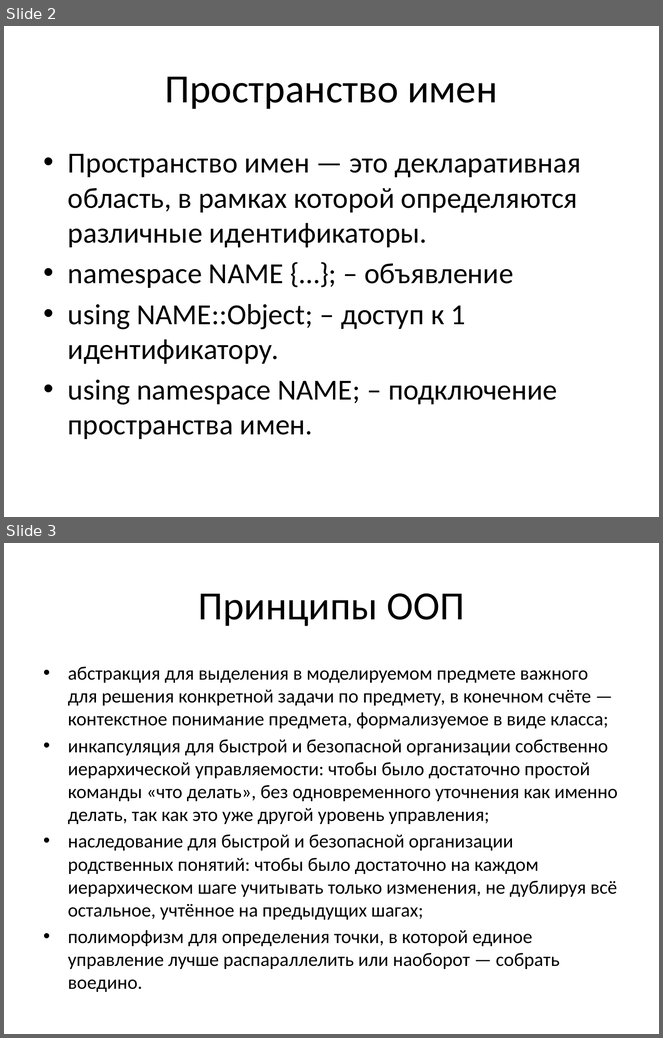
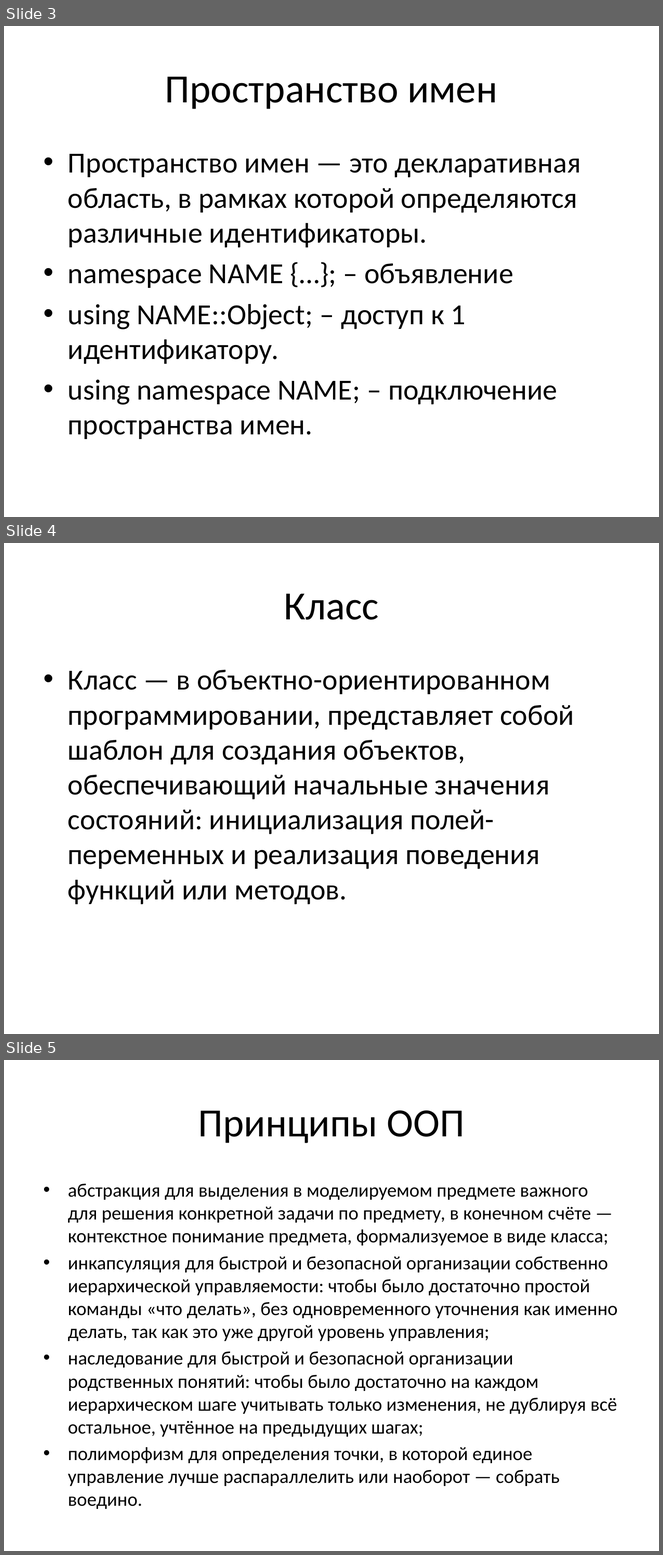
Before and after one commit to LebedevIlyaG/3821, a slide deck: C++ шпаргалка.pptx. Shown one above the other, each under a label of ours: slides 2 and 3 before the commit, slides 3, 4 and 5 after it. The pictures are 663x1038 and 663x1555 pixels, drawn with LibreOffice and Linux fonts; fonts in the diff are those of the drawing. Boxes give left, top, right and bottom in pixels: in the first picture for what was removed or moved away, otherwise in the second. Text is boxed around its words. In the diff, an @@ line names an element or a change of style, - is before the commit and + after.

```diff
--- a/C++ шпаргалка.pptx
+++ b/C++ шпаргалка.pptx
@@ slide 4 added at bbox=[4, 543, 659, 1034], background #FFFFFF @@
@@ title added at bbox=[284, 593, 379, 620], 44 pt, text #000000 @@
+Класс
@@ text added at bbox=[68, 670, 574, 905], 32 pt, text #000000 @@
+• Класс — в объектно-ориентированном программировании, представляет собой шаблон для создания объектов, обеспечивающий начальные значения состояний: инициализация полей-переменных и реализация поведения функций или методов.
@@ what was slide 2 is now slide 3 @@
@@ what was slide 3 is now slide 5 @@
```
Also in this commit, not shown: 1 other slide added.
